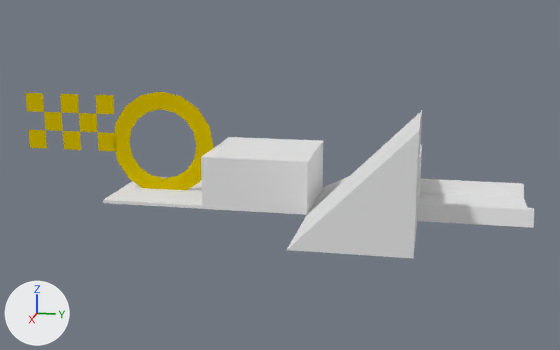
Renders of the Blender file components/blocklib.blend from each side of a commit.
Both versions are drawn from a camera (50 mm lens) standing at (232.9, 51.3, 49.9) and looking at (15.5, 7.8, -4.5). The axes (+X, +Y, +Z) are drawn at lower left. The lights are the same throughout.

In view in the first picture: 'Block_0_32_32_16', 'Block_1_32_32_32', 'Block_3_32_32_16', 'Block_Checkpoint', 'Block_Platform_32_32_1', 'Block_Start'.
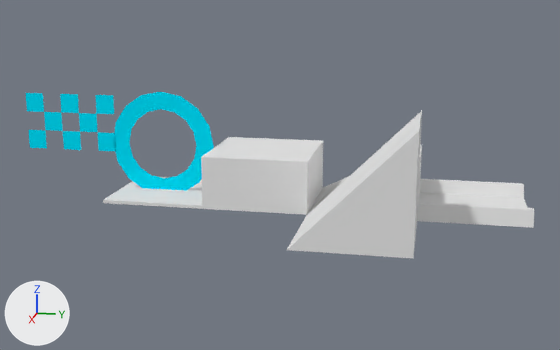
Changed parts and their boxes (x1, y1, x2, y2) in the pictures (560 x 350 px):
'Block_Checkpoint', recoloured (yellow to cyan): (113, 92, 214, 190) in both
'Block_Start', recoloured (yellow to cyan): (26, 93, 116, 151) in both

The change in detail:
Material 'Checkpoint' (mat_checkpoint) changes colour from yellow #d5bb00 to cyan #00e2ff; in linear values from (0.667, 0.496, 0.0) to (0.0, 0.762, 1.0).
